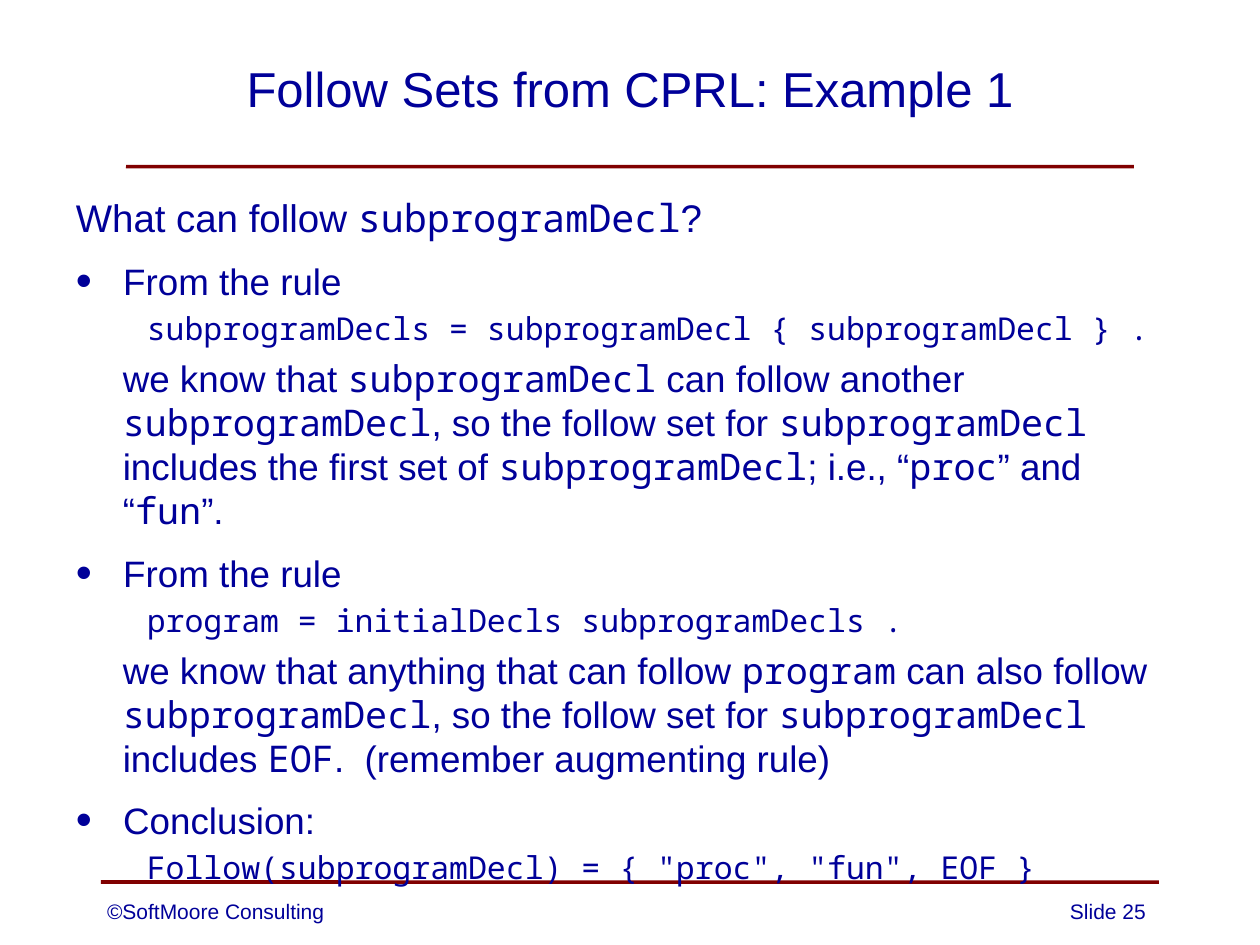
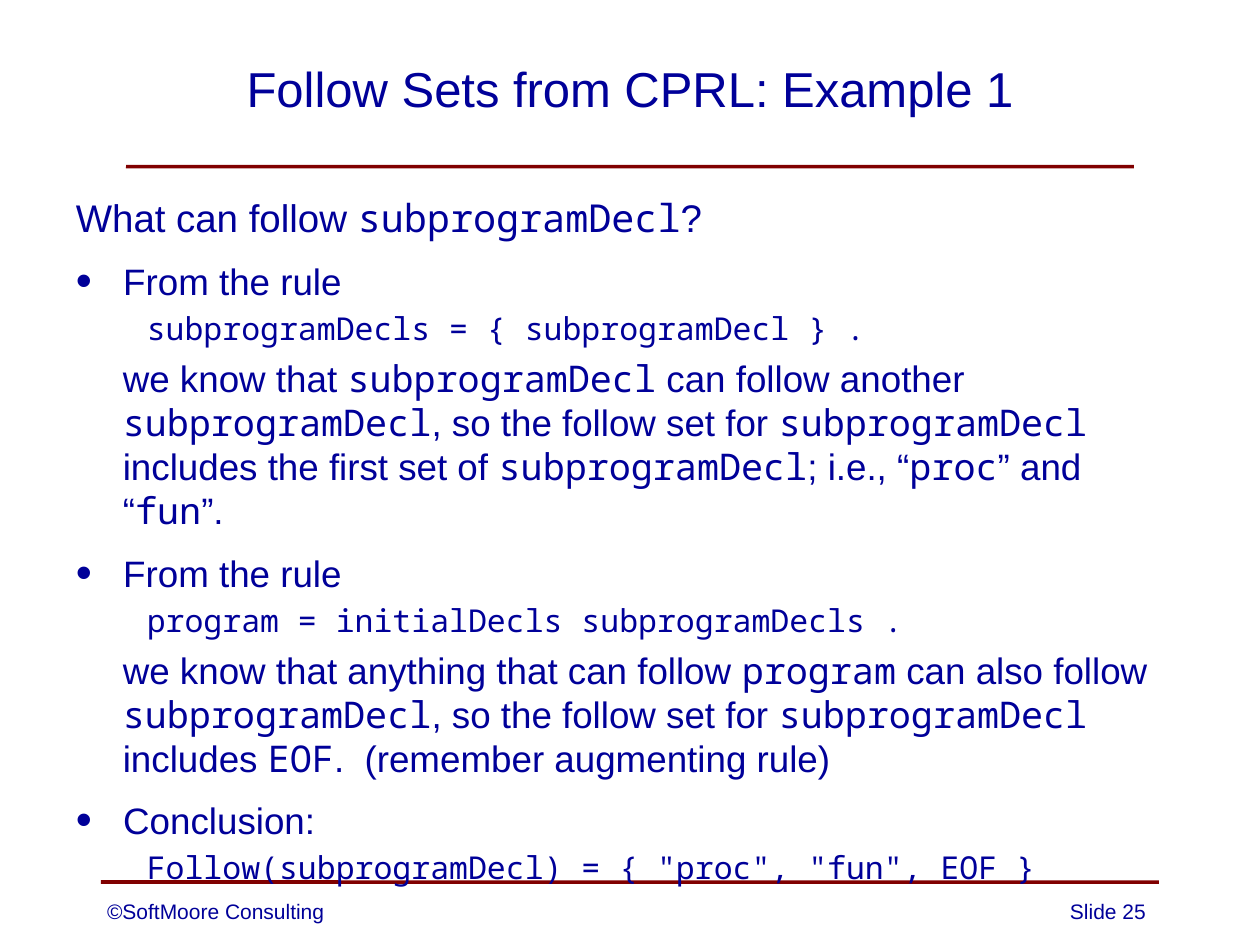
Before and after one commit to SoftMoore/CPRL-Java-4th, a slide deck: slide 25 of PowerPoints/06 - Syntax Analysis.pptx. Drawn at 1260x945 pixels with LibreOffice and Linux fonts; fonts in the diff are those of the drawing. Boxes give left, top, right and bottom in pixels: in the first picture for what was removed or moved away, otherwise in the second. Text is boxed around its words. In the diff, an @@ line names an element or a change of style, - is before the commit and + after.

Commit message:
updated one slide to conform to other recent changes

```diff
--- a/PowerPoints/06 - Syntax Analysis.pptx
+++ b/PowerPoints/06 - Syntax Analysis.pptx
@@ text at (x1=147, y1=316, x2=790, y2=348): text changed @@
-  subprogramDecls = subprogramDecl { subprogramDecl } .
+  subprogramDecls = { subprogramDecl } .
```
